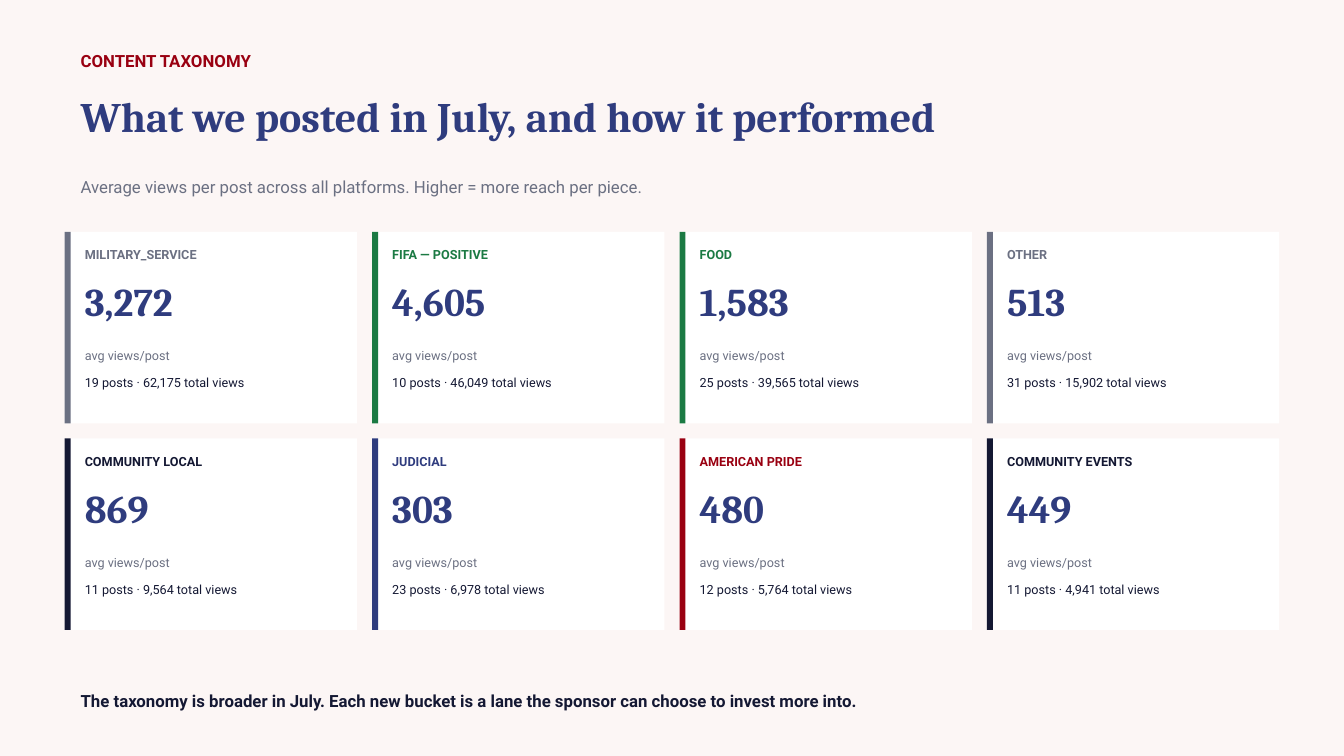
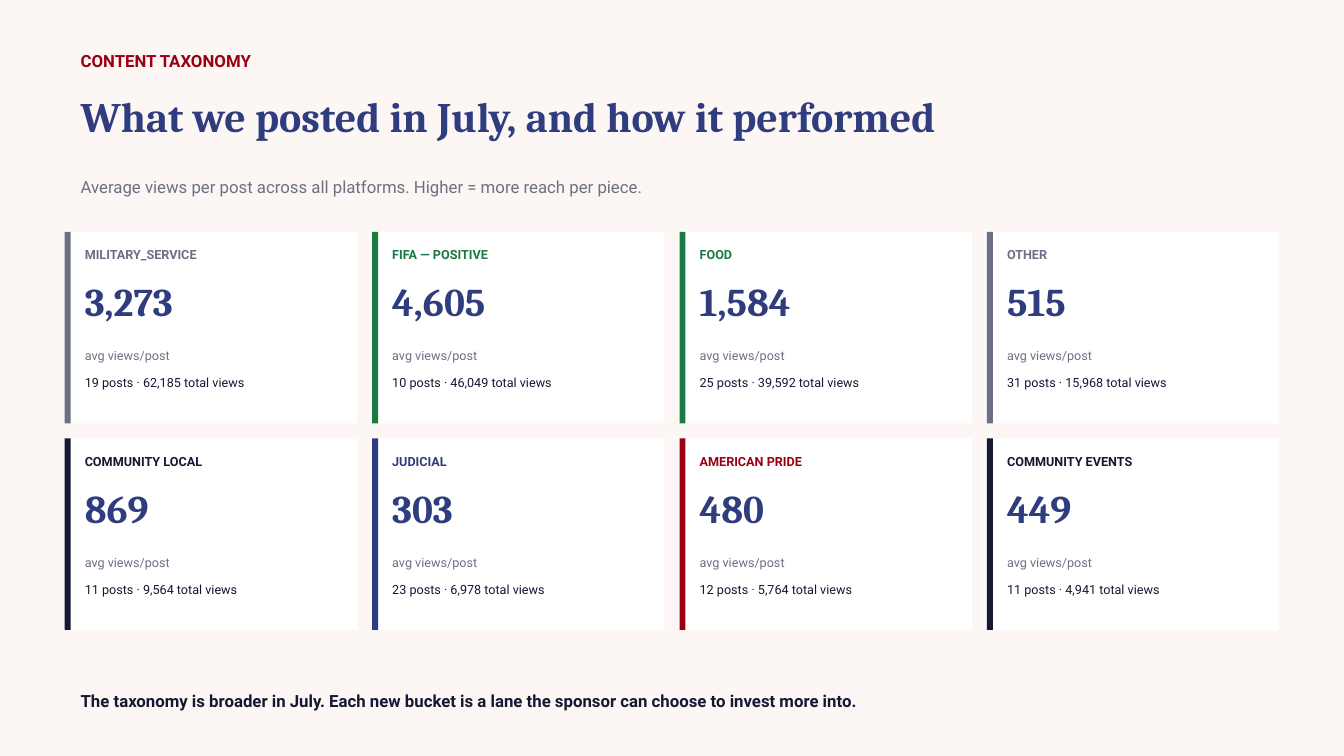
Before and after one commit to zvmmer/talking-downey-kpis, a slide deck: slide 4 of MONTHLY_REPORT_2026-07.pptx. Drawn at 1344x756 pixels with LibreOffice and Linux fonts; fonts in the diff are those of the drawing. Boxes give left, top, right and bottom in pixels: in the first picture for what was removed or moved away, otherwise in the second. Text is boxed around its words. In the diff, an @@ line names an element or a change of style, - is before the commit and + after.

```diff
--- a/MONTHLY_REPORT_2026-07.pptx
+++ b/MONTHLY_REPORT_2026-07.pptx
@@ text at (85, 289, 173, 321): text changed @@
-3,272
+3,273
@@ text at (700, 289, 791, 321): text changed @@
-1,583
+1,584
@@ text at (1007, 289, 1066, 317): text changed @@
-513
+515
@@ text at (85, 377, 244, 390): text changed @@
-19 posts · 62,175 total views
+19 posts · 62,185 total views
@@ text at (700, 377, 859, 390): text changed @@
-25 posts · 39,565 total views
+25 posts · 39,592 total views
@@ text at (1007, 377, 1167, 390): text changed @@
-31 posts · 15,902 total views
+31 posts · 15,968 total views
```
Also in this commit, not shown: 2 other slides changed, 5 other files.
